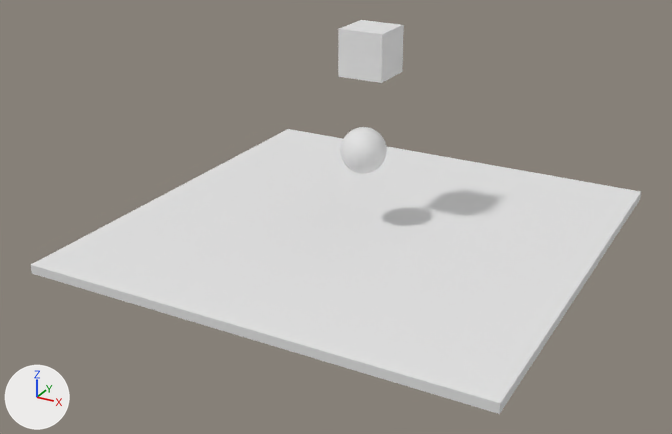
An edit to the glTF model defaultScene.glb, drawn before and after from the same camera.
The view is the same before and after, from a 50 mm lens placed at (17.2, -33.8, 17.2), pointed at (-0.4, -1.7, 1.1). Arrows for +X, +Y and +Z are at lower left; the lights stay in place. Vertices at the same position are counted once.

The older version as bpy lines, for what is in view:
```python
me_cube = bpy.data.meshes.new('Cube')
me_cube.from_pydata(...)  # a box spanning x -1.0..1.0, y -1.0..1.0, z -1.0..1.0
me_cube.materials.append(mat_material)  # white #e7e7e7
me_cube_001 = bpy.data.meshes.new('Cube.001')
me_cube_001.from_pydata(...)  # a box spanning x -10.0..10.0, y -10.0..10.0, z -0.2..0.2
me_sphere = bpy.data.meshes.new('Sphere')
me_sphere.from_pydata(...)  # a UV sphere (32 segments, 16 rings, poles along z) spanning x -1.0..1.0, y -1.0..1.0, z -1.0..1.0
ob_cube = bpy.data.objects.new('Cube', me_cube)
ob_cube.location = (0.0, 0.58, 7.93)
ob_cube_001 = bpy.data.objects.new('Cube.001', me_cube_001)
ob_cube_001.location = (0.0, 0.0, 0.0)
ob_sphere = bpy.data.objects.new('Sphere', me_sphere)
ob_sphere.location = (0.0, 0.0, 3.71)
```
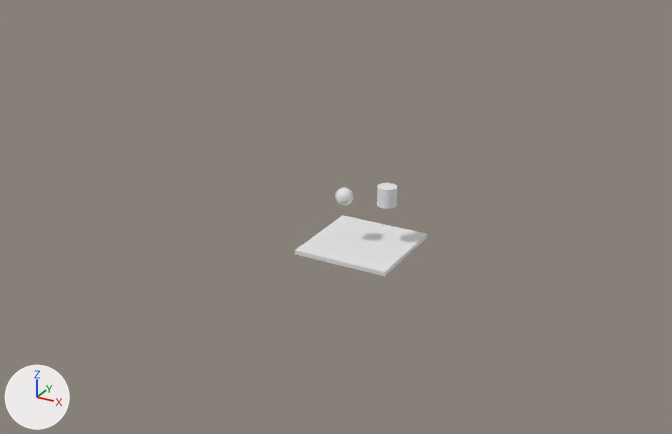
What differs and where, as boxes (x1, y1, x2, y2) in the pictures (672 x 434 px):
'Cube.001', deleted: before (31, 129, 641, 414)
'Cube', mesh rescaled, moved (99% wider): before (338, 20, 404, 83); after (295, 215, 427, 276)
'Sphere', reshaped, moved (60% narrower, 60% shorter): before (340, 127, 387, 174); after (335, 187, 353, 205)
'Cylinder', added: after (377, 183, 397, 209)
part 2 of me_sphere, deleted: before (340, 127, 387, 174)
part 3 of me_sphere, added: after (335, 187, 353, 205)

What changed in the scene script:
```text
Change me_cube:
    where me_cube.from_pydata(...)  # 8 vertices, 12 faces; spans x -1.0..1.0, y -1.0..1.0, z -1.0..1.0
    used by ob_cube; location = (0.0, 0.58, 7.93)
    me_cube part 1: the whole mesh is scaled about its middle by (2.2, 2.2, 0.1)
Change me_sphere:
    used by ob_sphere; location = (0.0, 0.0, 3.71)
    remove me_sphere.from_pydata(...)  # 482 vertices, 960 faces; spans x -1.0..1.0, y -1.0..1.0, z -1.0..1.0
    add me_sphere.from_pydata(...)  # 482 vertices, 960 faces; spans x -0.4..0.4, y -0.4..0.4, z -0.4..0.4
    me_sphere part 2: 482 vertices removed from x -1.0..1.0, y -1.0..1.0, z -1.0..1.0
    me_sphere part 3: 482 vertices added at x -0.4..0.4, y -0.4..0.4, z -0.4..0.4, forming a UV sphere (32 segments, 16 rings, poles along z)
Add me_cylinder:
    me_cylinder.from_pydata(...)  # a 32-sided cylinder along z spanning x -0.434..0.434, y -0.434..0.434, z -0.434..0.434
Change ob_cube:
    ob_cube.location: (0.0, 0.58, 7.93) -> (0.0, 0.0, -0.73)
Change ob_sphere:
    ob_sphere.location: (0.0, 0.0, 3.71) -> (-0.68, -0.46, 1.61)
Remove ob_cube_001:
    ob_cube_001 = bpy.data.objects.new('Cube.001', me_cube_001)
    ob_cube_001.location = (0.0, 0.0, 0.0)
Add ob_cylinder:
    ob_cylinder = bpy.data.objects.new('Cylinder', me_cylinder)
    ob_cylinder.location = (0.98, 0.4, 1.66)
```
